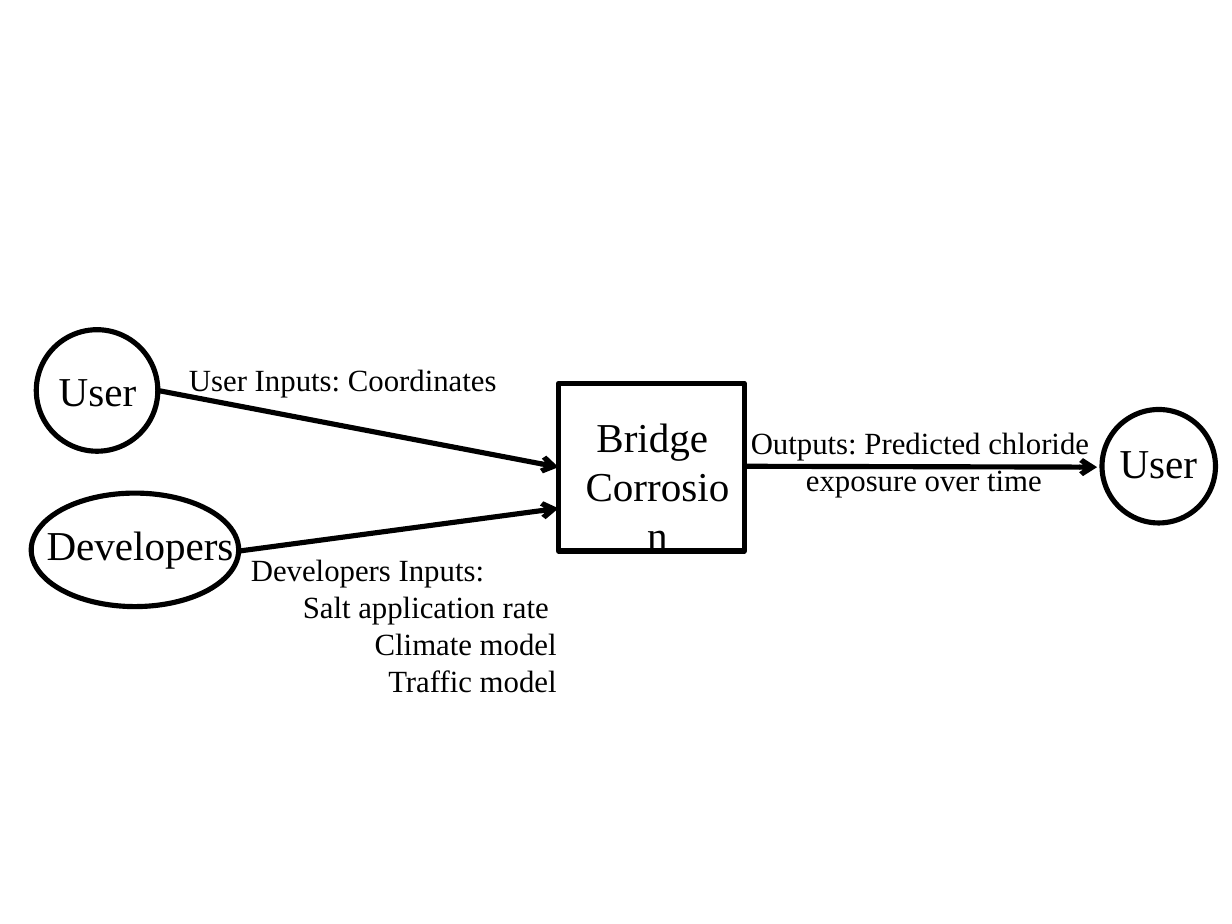
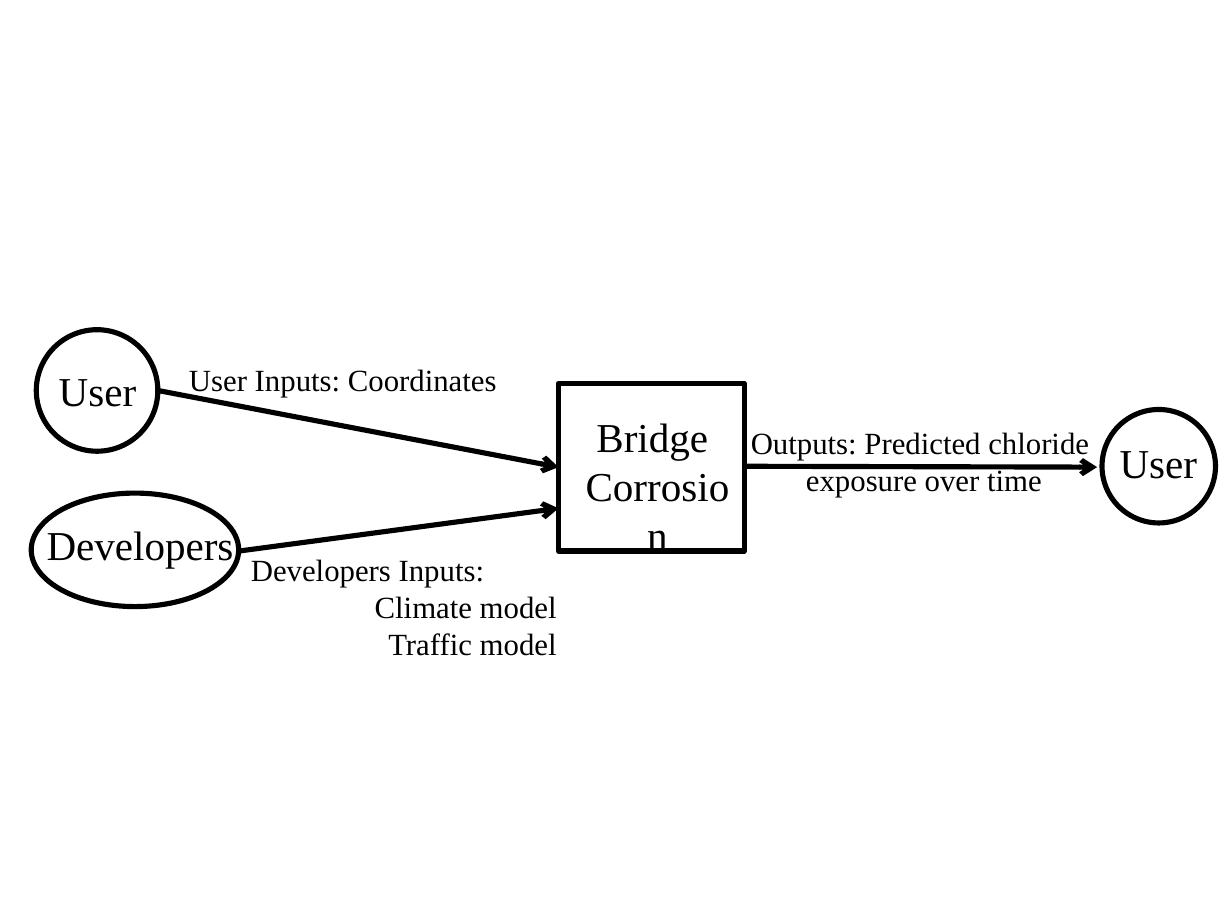
Before and after one commit to CynthiaLiu0805/BridgeChlorideExposurePredictor, a slide deck: slide 1 of docs/SRS/SystemContextFigure.pptx. Drawn at 1232x924 pixels with LibreOffice and Linux fonts; fonts in the diff are those of the drawing. Boxes give left, top, right and bottom in pixels: in the first picture for what was removed or moved away, otherwise in the second. Text is boxed around its words. In the diff, an @@ line names an element or a change of style, - is before the commit and + after.

```diff
--- a/docs/SRS/SystemContextFigure.pptx
+++ b/docs/SRS/SystemContextFigure.pptx
@@ text at [303,596,549,624]: paragraph removed @@
-Salt application rate
```
Also in this commit, not shown: 3 other files.
